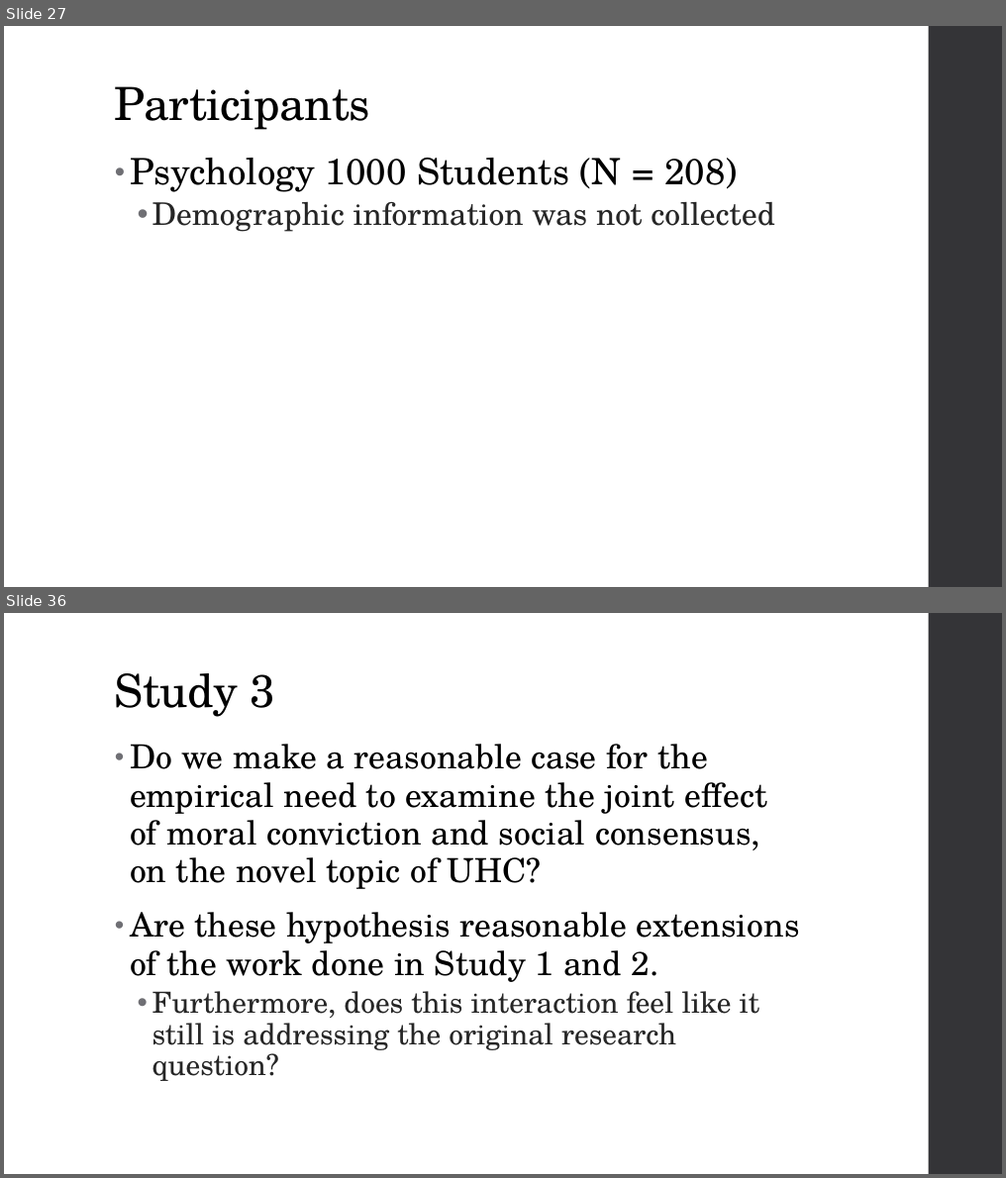
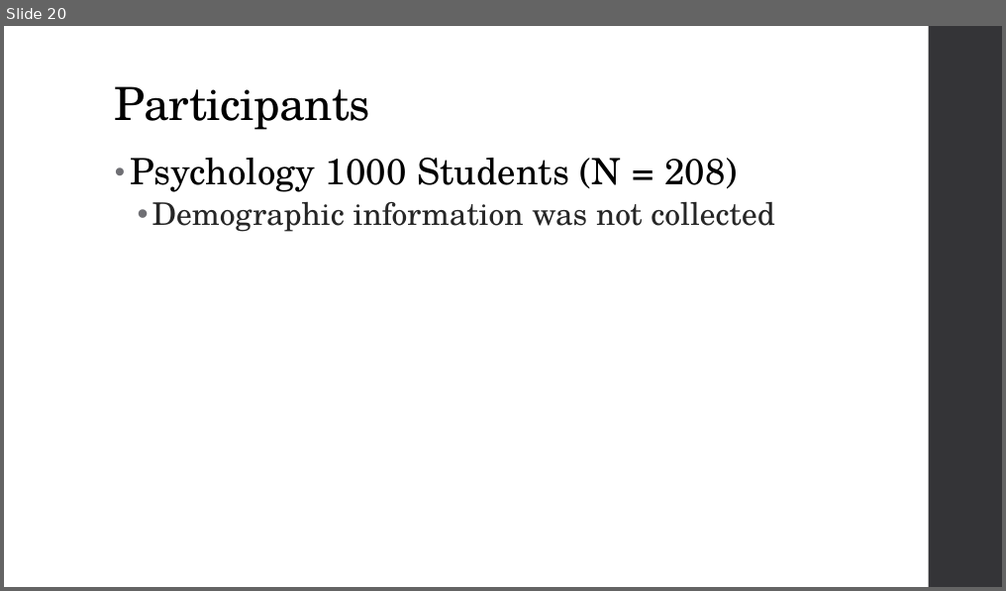
Before and after one commit to seanxduan/psych-phd, a slide deck: Presentations/Dissertation Proposal Short PresentationV2 08-28-24.pptx. Shown one above the other, each under a label of ours: slides 27 and 36 before the commit, slide 20 after it; the slides between them are not shown. The pictures are 1006x1178 and 1006x591 pixels, drawn with LibreOffice and Linux fonts; fonts in the diff are those of the drawing. Boxes give left, top, right and bottom in pixels: in the first picture for what was removed or moved away, otherwise in the second. Text is boxed around its words. In the diff, an @@ line names an element or a change of style, - is before the commit and + after.

```diff
--- a/Presentations/Dissertation Proposal Short PresentationV2 08-28-24.pptx
+++ b/Presentations/Dissertation Proposal Short PresentationV2 08-28-24.pptx
@@ slide 36 removed at (4,613,1002,1174), background #FFFFFF; not listed: 1 template element that a slide beside it also shows @@
@@ title removed at (115,673,275,717) @@
-Study 3
@@ text removed at (130,744,800,1081) @@
-• Do we make a reasonable case for the empirical need to examine the joint effect of moral conviction and social consensus, on the novel topic of UHC?
-• Are these hypothesis reasonable extensions of the work done in Study 1 and 2.
-  • Furthermore, does this interaction feel like it still is addressing the original research question?
@@ what was slide 27 is now slide 20 @@
```
Also in this commit, not shown: 16 slides changed, 10 slides added, 5 other slides removed, 3 other files.
